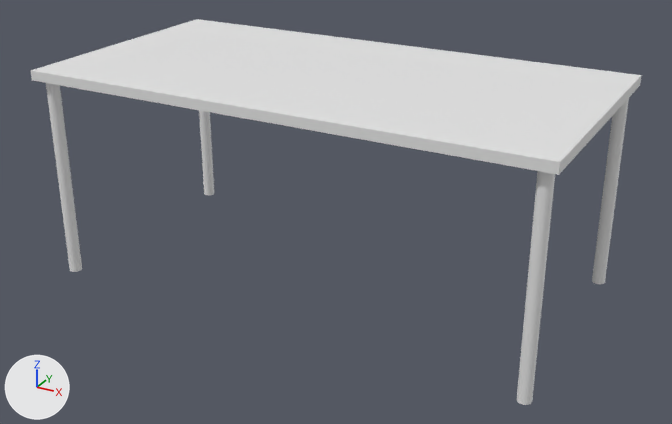
Renders of the FBX model Table top/Table.fbx from each side of a commit.
One viewpoint serves both versions: a camera (50 mm lens) standing at (1.298, -2.345, 0.742) and looking at (0.027, -0.034, -0.414). The lights are fixed; the arrows at lower left show +X, +Y and +Z.

In view in the first picture: 'Table'.
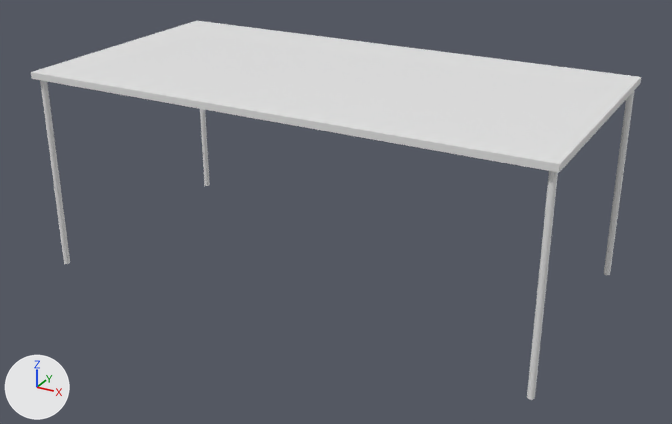
Where the change shows, as pixel boxes [x1, y1, x2, y2] in the pictures (672 x 424 px; the box of a moved part takes in the faces that stretch with it):
'Table', reshaped, moved, rescaled: before [31, 19, 642, 405]; after [31, 21, 641, 400]
part 1 of me_cube, added: after [604, 91, 634, 275]
part 2 of me_cube, moved or reshaped: before [31, 19, 642, 175]; after [31, 21, 641, 173]
part 3 of me_cube, added: after [527, 171, 558, 400]
part 4 of me_cube, added: after [40, 80, 70, 264]
part 5 of me_cube, cut back: before [46, 83, 629, 405]; after [200, 109, 210, 186]

The edits, one by one:
me_cube is used by ob_table; location (0.0, 0.0, 0.0); scale (8.0, 4.1, 0.15).
me_cube had 268 vertices, 146 faces and spanned x -0.1..0.1, y -0.1..0.1, z -4.37..0.1.
me_cube now has 268 vertices, 146 faces and spans x -0.1..0.3, y -0.3..0.1, z -4.4..0.07.
me_cube part 1: a new loose piece, a 32-sided cylinder along z spanning x 0.2925..0.2975, y 0.0851..0.0949, z -4.4019..-0.0336, in mat_table (white #e7e7e7).
me_cube part 2: the loose piece of 12 vertices spanning x -0.1..0.1, y -0.1..0.1, z -0.1..0.1 is scaled about its middle by (2, 2, 0.699), then moved by (0.1, -0.1, 0.0).
me_cube part 3: a new loose piece, a 32-sided cylinder along z spanning x 0.2925..0.2975, y -0.29..-0.2802, z -4.4019..-0.0336, in mat_table (white #e7e7e7).
me_cube part 4: a new loose piece, a 32-sided cylinder along z spanning x -0.0975..-0.0925, y -0.29..-0.2802, z -4.4019..-0.0336, in mat_table (white #e7e7e7).
Part 5, on me_cube:
224 vertices are removed from x -0.1..0.1, y -0.09..0.09, z -4.37..-0.03.
135 faces are deleted.
32 new vertices lie (0.0, 0.0, -4.37) away from vertices in x -0.1..-0.09, y 0.09, z -0.03.
33 new faces join them.
Object 'Table' (ob_table) moves from (0.0, 0.0, 0.0) to (-0.4, 0.2, 0.0).
Object 'Table' (ob_table) is rescaled from (8.0, 4.1, 0.15) to (4.0, 2.05, 0.143).
